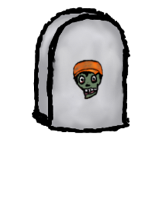
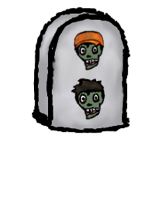
Layers edited between the first and the second 165px x 214px image:
hid "Zombie Head" over [72, 58, 104, 116]
hid "1" over [71, 30, 106, 120]
painted on "Pasted Layer #2" over [73, 30, 105, 120]
added layer "Pasted Layer #11" above "2" over [71, 78, 106, 120]
showed "4" over [71, 30, 106, 120]
